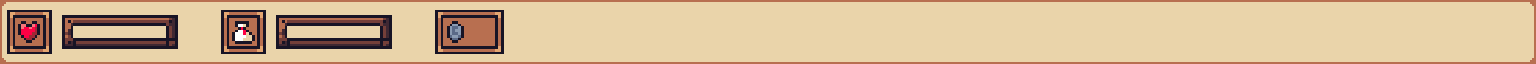
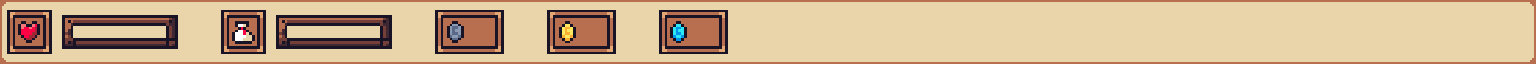
Revision of a layered 1536 x 64 image; what changed, layer by layer:
added layer "Layer 13" above "Layer 12" over [670, 21, 687, 43]
added layer "Layer 12" above "Layer 9" over [559, 21, 576, 43]
added layer "Layer 11" above "Layer 10" over [659, 10, 728, 54]
added layer "Layer 10" above "Layer 8" over [547, 10, 616, 54]
